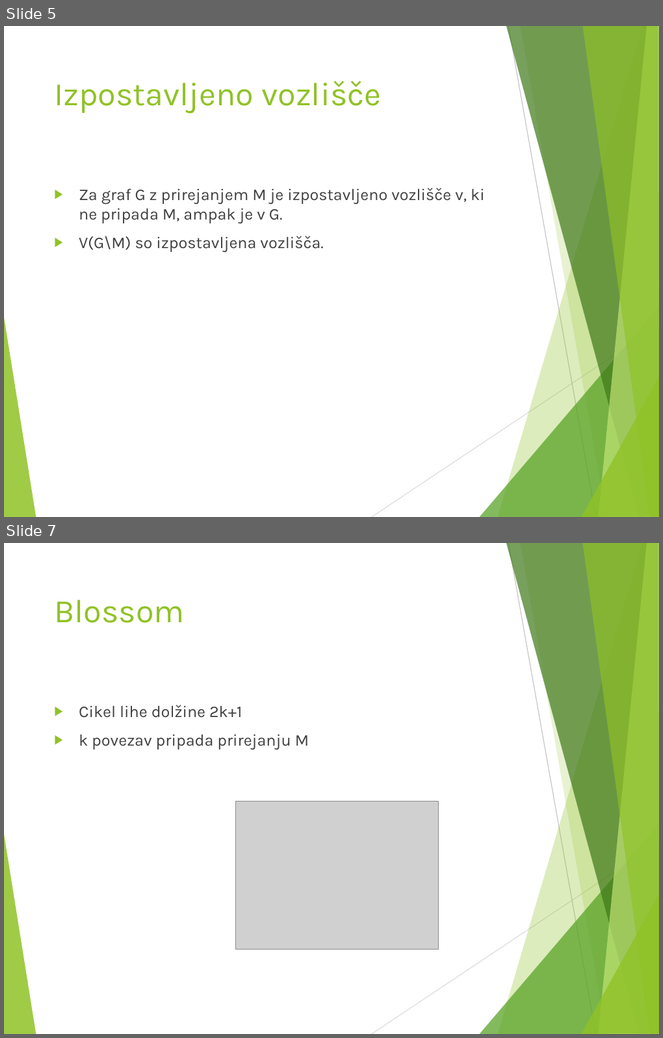
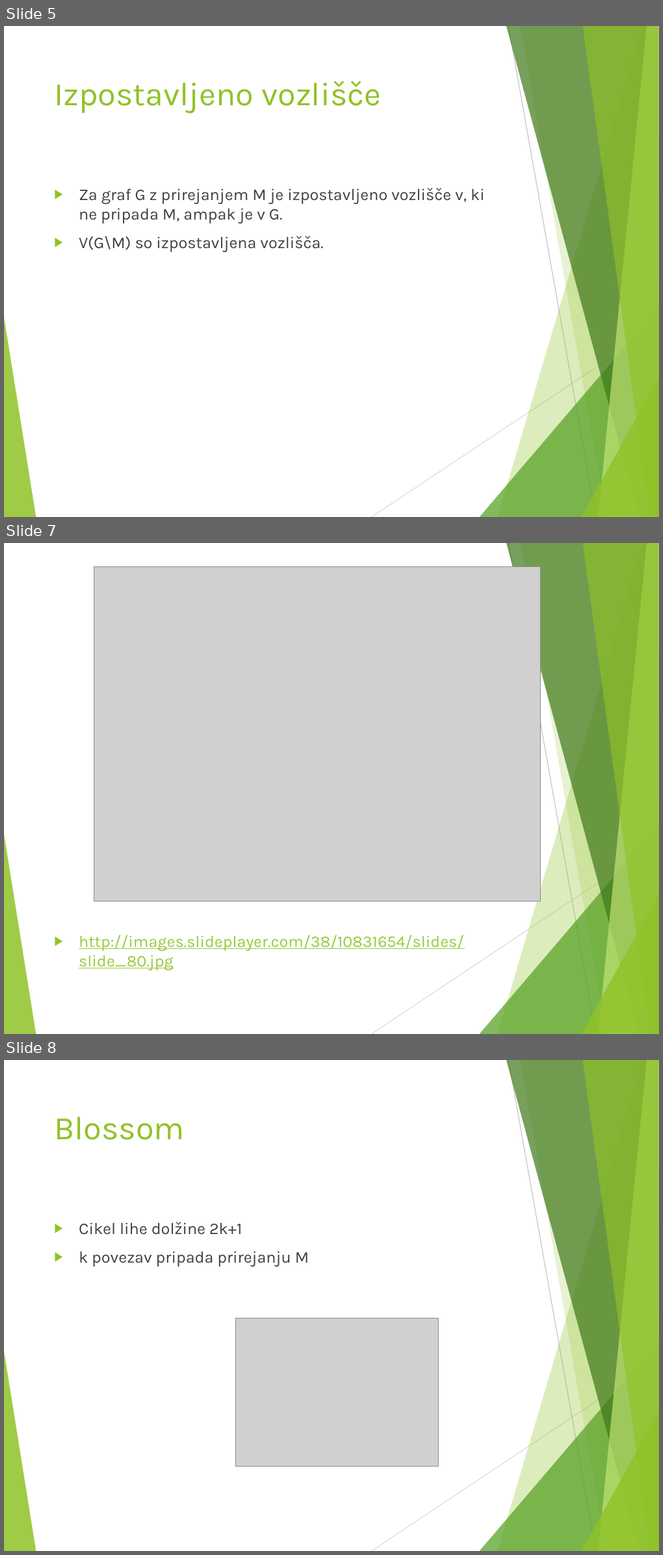
Before and after one commit to ZigaMr/BlossomAlgoritem, a slide deck: Blossomov algoritem.pptx. Shown one above the other, each under a label of ours: slides 5 and 7 before the commit, slides 5, 7 and 8 after it; the slides between them are not shown. The pictures are 663x1038 and 663x1555 pixels, drawn with LibreOffice and Linux fonts; fonts in the diff are those of the drawing; grey boxes stand for pictures. Boxes give left, top, right and bottom in pixels: in the first picture for what was removed or moved away, otherwise in the second. Text is boxed around its words. In the diff, an @@ line names an element or a change of style, - is before the commit and + after.

```diff
--- a/Blossomov algoritem.pptx
+++ b/Blossomov algoritem.pptx
@@ slide 7 added at (4,543,659,1034), background #FFFFFF; not listed: 10 template elements that a slide beside it also shows @@
@@ picture added at (94,566,541,901) @@
@@ text added at (79,935,464,971), 18 pt, text #99CA3C, underline @@
+▶ http://images.slideplayer.com/38/10831654/slides/slide_80.jpg
@@ what was slide 7 is now slide 8 @@
```
Also in this commit, not shown: 1 slide changed, 1 other slide added, 1 slide removed, 8 other files.
